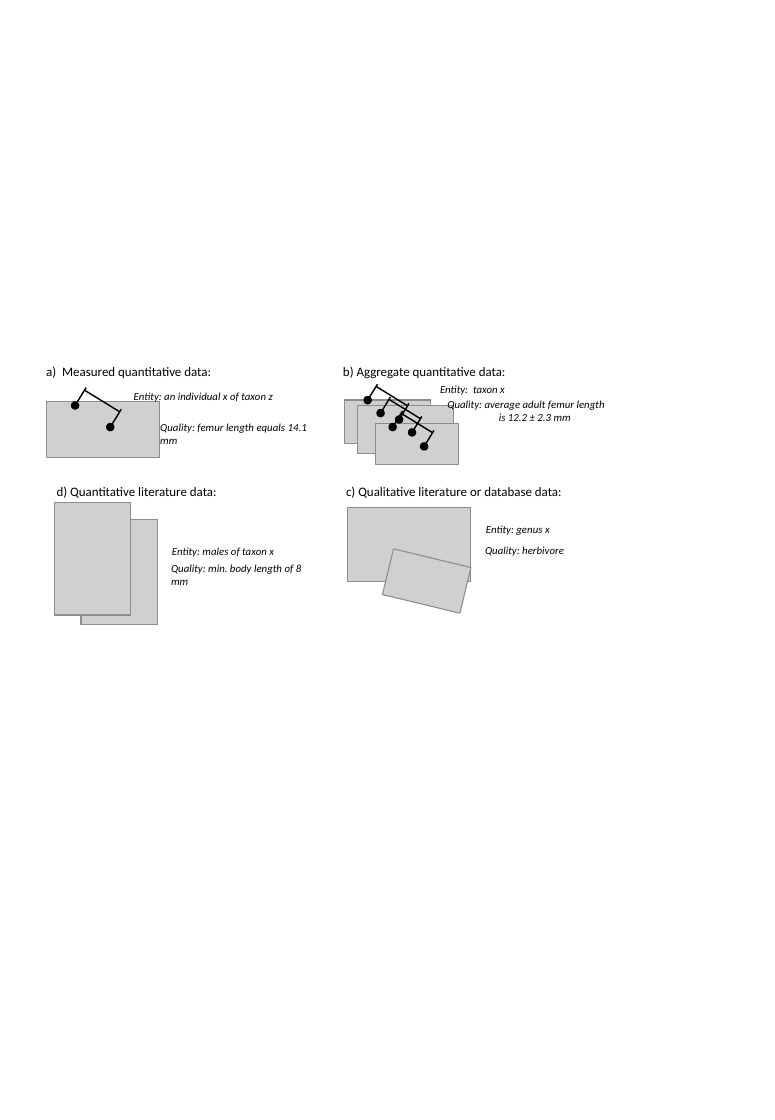
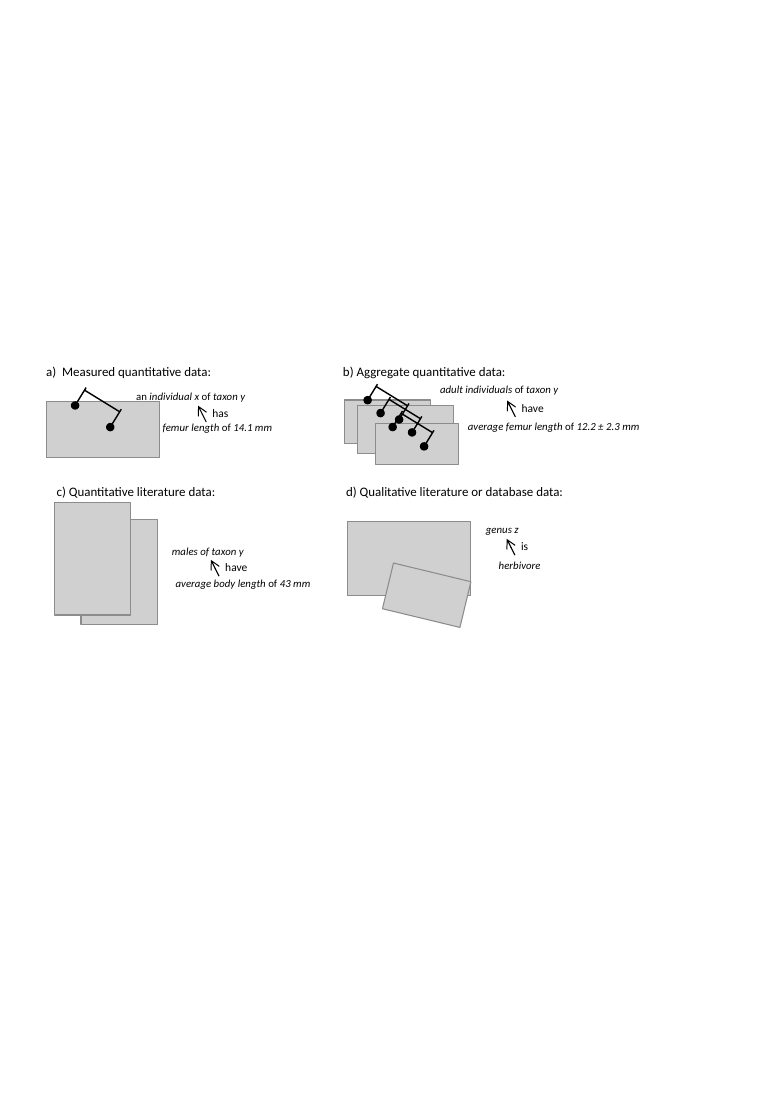
Before and after one commit to fdschneider/bexis_traits, a slide deck: slide 1 of manuscript/figures/figures.pptx. Drawn at 775x1120 pixels with LibreOffice and Linux fonts; fonts in the diff are those of the drawing; grey boxes stand for pictures. Boxes give left, top, right and bottom in pixels: in the first picture for what was removed or moved away, otherwise in the second. Text is boxed around its words. In the diff, an @@ line names an element or a change of style, - is before the commit and + after.

Commit message:
figure source file

```diff
--- a/manuscript/figures/figures.pptx
+++ b/manuscript/figures/figures.pptx
@@ text at [440,385,558,395]: text changed @@
-Entity: taxon x
+adult individuals of taxon y
@@ text at [136,392,245,404]: text changed @@
-Entity: an individual x of taxon z
+an individual x of taxon y
@@ arrow added from (207, 422) to (198, 405), #000000 0.75 pt @@
@@ text added at [212,409,228,417], 8 pt, text #000000 @@
+has
@@ arrow added from (516, 416) to (507, 400), #000000 0.75 pt @@
@@ text added at [522,404,544,412], 8 pt, text #000000 @@
+have
@@ text at [163,423,272,433]: text changed @@
-Quality: femur length equals 14.1 mm
+femur length of 14.1 mm
@@ text at [468,422,639,432]: text changed @@
-Quality: average adult femur length
-is 12.2 ± 2.3 mm
+average femur length of 12.2 ± 2.3 mm
@@ text at [57,486,216,498]: text changed @@
-d) Quantitative literature data:
+c) Quantitative literature data:
@@ text at [346,487,563,498]: text changed @@
-c) Qualitative literature or database data:
+d) Qualitative literature or database data:
@@ picture: place and size @@
-picture at [347,507,471,582]
+picture at [347,521,471,595]
@@ text at [486,527,518,535]: text changed @@
-Entity: genus x
+genus z
@@ arrow added from (515, 555) to (506, 538), #000000 0.75 pt @@
@@ text at [172,547,244,557]: text changed @@
-Entity: males of taxon x
+males of taxon y
@@ arrow added from (219, 576) to (211, 560), #000000 0.75 pt @@
@@ text added at [225,563,247,571], 8 pt, text #000000 @@
+have
@@ picture: place and size @@
-picture at [382,548,471,613]
+picture at [382,563,471,628]
@@ text at [499,561,541,569]: text changed @@
-Quality: herbivore
+herbivore
@@ text added at [521,542,528,550], 8 pt, text #000000 @@
+is
@@ text at [176,579,310,589]: text changed @@
-Quality: min. body length of 8 mm
+average body length of 43 mm
```
Also in this commit, not shown: 2 other slides changed.
